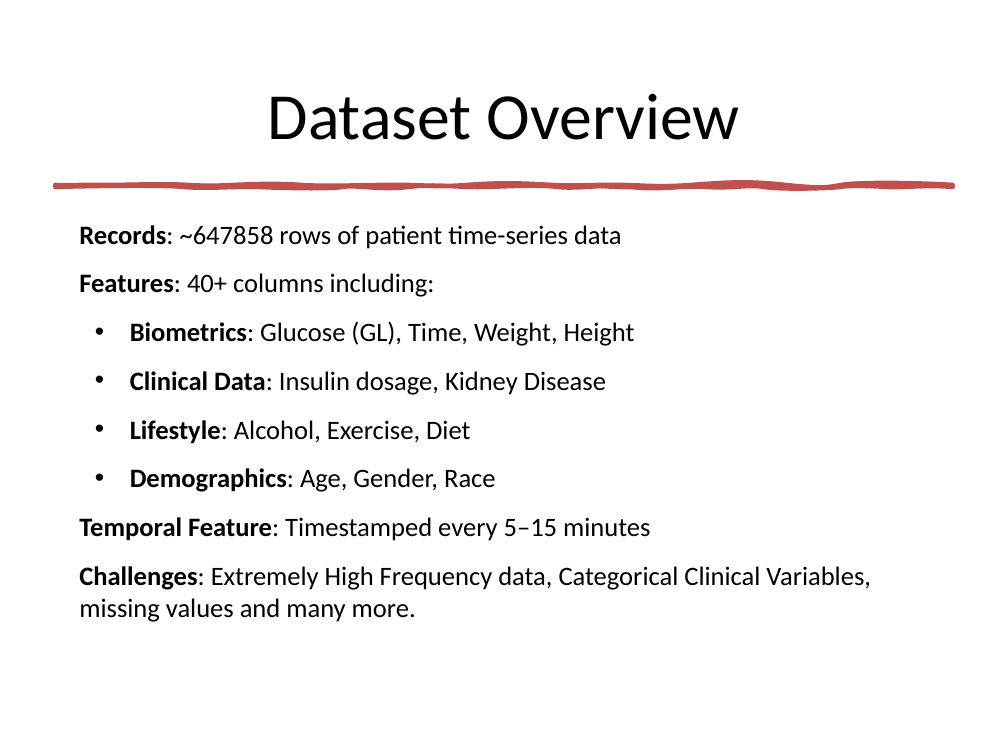
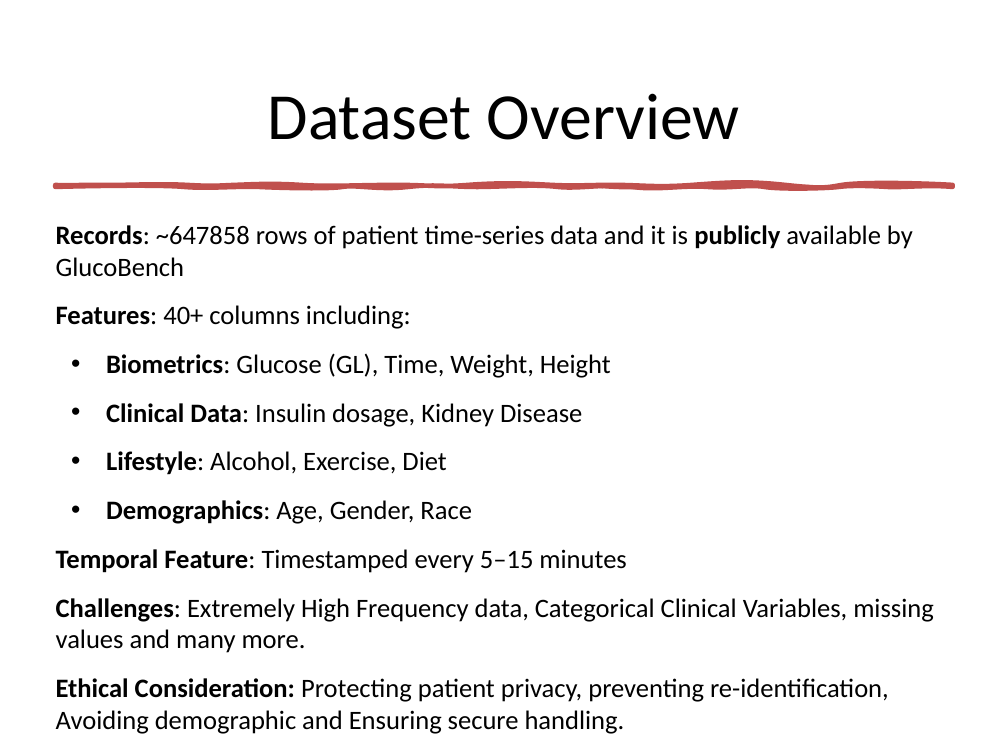
Before and after one commit to ansmalik67/multimodal-glucose-forecasting, a slide deck: slide 4 of Final_Glycaemic_Project_Presentation.pptx. Drawn at 1008x756 pixels with LibreOffice and Linux fonts; fonts in the diff are those of the drawing. Boxes give left, top, right and bottom in pixels: in the first picture for what was removed or moved away, otherwise in the second. Text is boxed around its words. In the diff, an @@ line names an element or a change of style, - is before the commit and + after.

Commit message:
ppt update

```diff
--- a/Final_Glycaemic_Project_Presentation.pptx
+++ b/Final_Glycaemic_Project_Presentation.pptx
@@ text "Records: ~647858 rows of patient ...": place and size @@
-text "Records: ~647858 rows of patient ..." at [79,225,871,622]
+text "Records: ~647858 rows of patient ..." at [56,225,934,734]
@@ text at [56,225,913,277]: text changed @@
-Records: ~647858 rows of patient time-series data
+Records: ~647858 rows of patient time-series data and it is publicly available by GlucoBench
@@ text at [56,678,889,734]: paragraph added @@
+Ethical Consideration: Protecting patient privacy, preventing re-identification, Avoiding demographic and Ensuring secure handling.
```
Also in this commit, not shown: 1 other slide changed, 1 other file.
